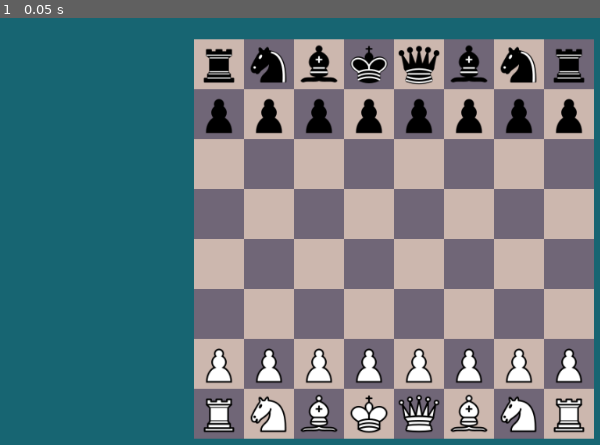
Above: before the commit, frame 1.
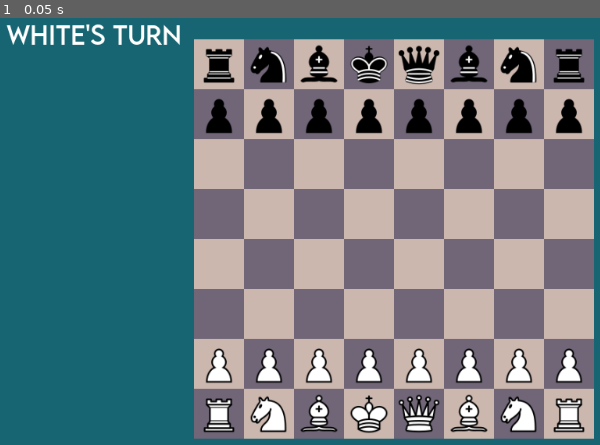
Above: after the commit, the same moment.

Repository: Maybells/godot-zone-framework
Game: Godot game, scene res://Examples/Chess/chess.tscn
The game is run twice, just before and just after one commit, with the same random seed, the same clock (stepped at 60 frames per second) and the same inputs.
Inputs:
- Up to frame 1 (0.05 s): no input

The runs differ from the first frame. In frame 1, 0.7% of the frame differs, in the area x 1-30%, y 1-7%.

Commit message:
Added label showing current turn

Diff:
--- a/Examples/Chess/chess.gd
+++ b/Examples/Chess/chess.gd
@@ -28,6 +28,7 @@
 			add_child(p)
 
 		index += 1
+	game.connect("turn_changed", self, "_turn_changed")
 
 
 func _process(delta):
@@ -49,3 +50,10 @@
 		p.type = BACK_ROW[rank]
 
 	return p
+
+
+func _turn_changed(to):
+	if to == ChessLogic.WHITE:
+		$Label.text = "White's Turn"
+	else:
+		$Label.text = "Black's Turn"
--- a/Examples/Chess/chess.tscn
+++ b/Examples/Chess/chess.tscn
@@ -1,7 +1,12 @@
-[gd_scene load_steps=3 format=2]
+[gd_scene load_steps=5 format=2]
 
 [ext_resource path="res://Examples/Chess/chess.gd" type="Script" id=1]
 [ext_resource path="res://src/Grid/SquareGrid/square_grid_generator.tscn" type="PackedScene" id=2]
+[ext_resource path="res://Examples/Chess/Fonts/lemon_milk/LEMONMILK-Regular.otf" type="DynamicFontData" id=3]
+
+[sub_resource type="DynamicFont" id=1]
+size = 32
+font_data = ExtResource( 3 )
 
 [node name="Chess" type="Node2D"]
 script = ExtResource( 1 )
@@ -13,9 +18,16 @@
 color = Color( 0.0901961, 0.396078, 0.447059, 1 )
 
 [node name="Grid" parent="." instance=ExtResource( 2 )]
-visible = false
 position = Vector2( 512, 300 )
 columns = 8
 rows = 8
 cell_size = Vector2( 64, 64 )
 cell_margin = Vector2( 0, 0 )
+
+[node name="Label" type="Label" parent="."]
+margin_left = 16.0
+margin_top = 16.0
+margin_right = 240.0
+margin_bottom = 59.0
+custom_fonts/font = SubResource( 1 )
+text = "White's Turn"
--- a/Examples/Chess/chess_logic.gd
+++ b/Examples/Chess/chess_logic.gd
@@ -8,6 +8,7 @@
 const BLACK = false
 
 
+signal turn_changed(current_turn)
 signal king_checked(color)
 signal king_not_checked(color)
 
@@ -131,6 +132,7 @@
 
 func _next_turn():
 	current_turn = not current_turn
+	emit_signal("turn_changed", current_turn)
 
 
 func is_move_valid(piece, start, end):
--- a/Examples/Chess/piece.tscn
+++ b/Examples/Chess/piece.tscn
@@ -7,7 +7,7 @@
 [sub_resource type="RectangleShape2D" id=1]
 extents = Vector2( 24, 24 )
 
-[node name="Piece" index="0" instance=ExtResource( 1 )]
+[node name="Piece" instance=ExtResource( 1 )]
 z_index = 1
 script = ExtResource( 2 )
 
Binary file added: Examples/Chess/Fonts/lemon_milk/LEMONMILK-Bold.otf
Binary file added: Examples/Chess/Fonts/lemon_milk/LEMONMILK-BoldItalic.otf
Binary file added: Examples/Chess/Fonts/lemon_milk/LEMONMILK-Light.otf
Binary file added: Examples/Chess/Fonts/lemon_milk/LEMONMILK-LightItalic.otf
Binary file added: Examples/Chess/Fonts/lemon_milk/LEMONMILK-Medium.otf
Binary file added: Examples/Chess/Fonts/lemon_milk/LEMONMILK-MediumItalic.otf
Binary file added: Examples/Chess/Fonts/lemon_milk/LEMONMILK-Regular.otf
Binary file added: Examples/Chess/Fonts/lemon_milk/LEMONMILK-RegularItalic.otf
Not shown, added: Examples/Chess/Fonts/lemon_milk/READ_ME.txt
